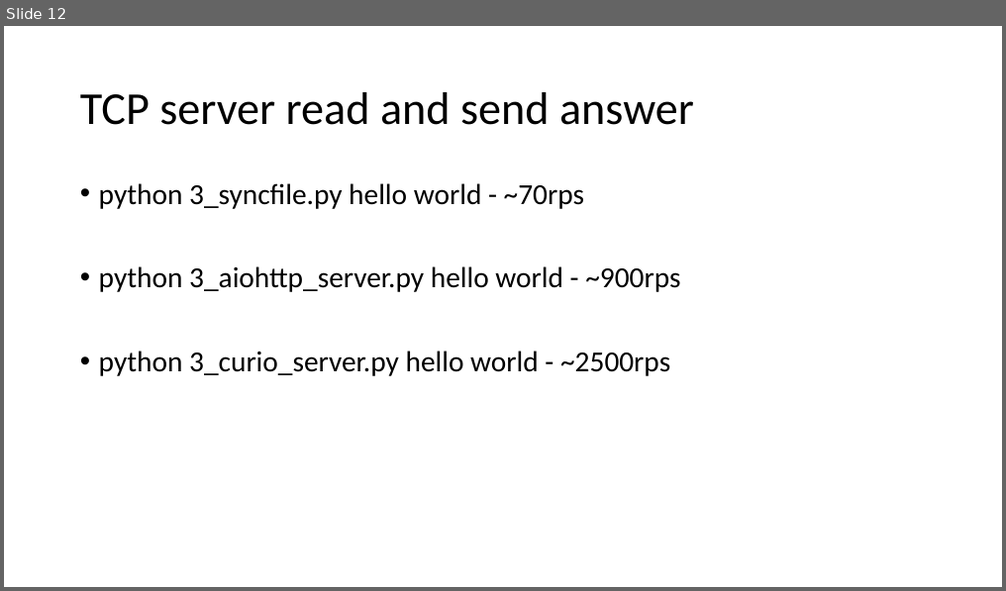
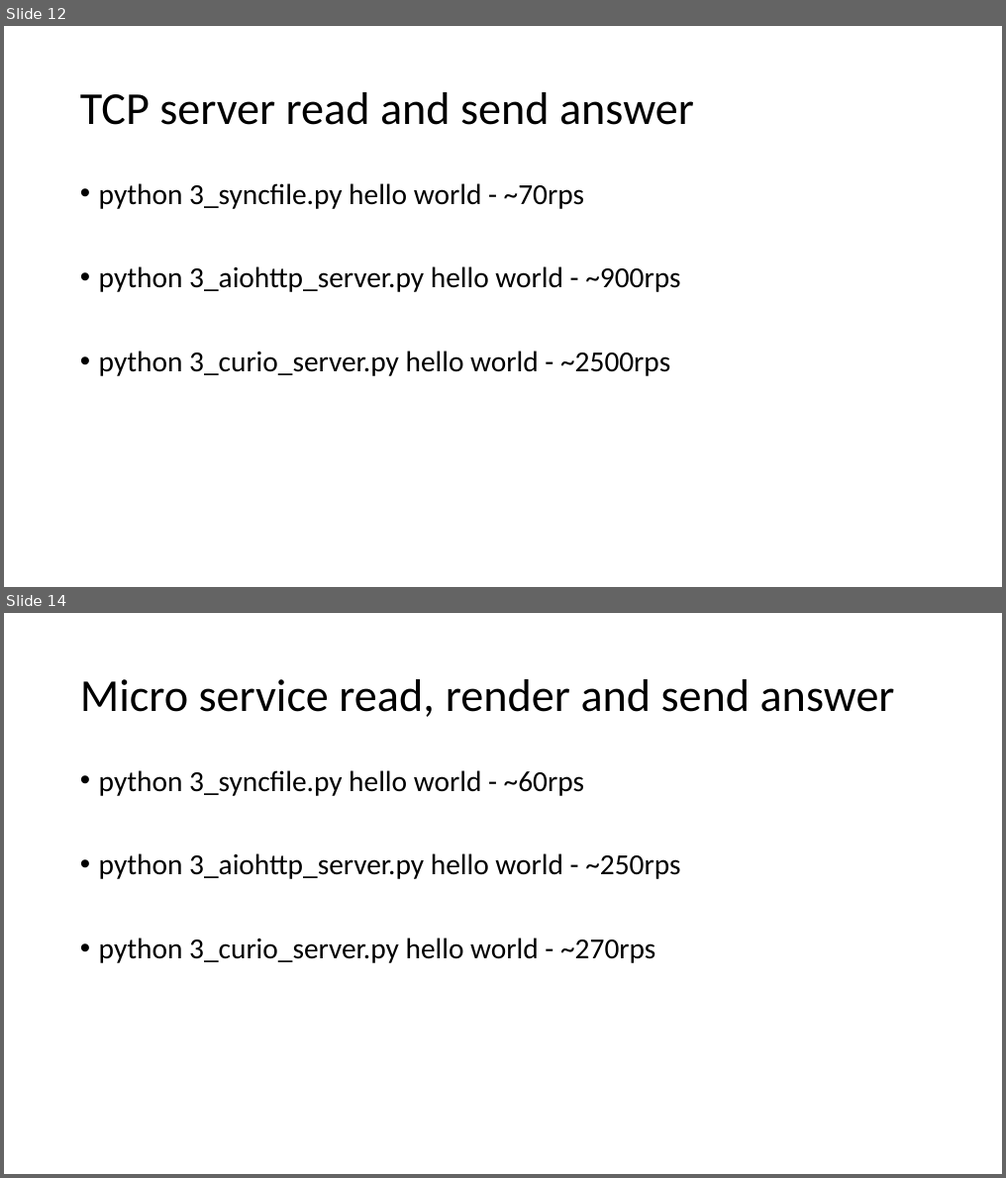
Before and after one commit to dhruba13/Django-Admin-Tricks, a slide deck: curio_async/docs/Asyncio_in_alternative_reality.pptx. Shown one above the other, each under a label of ours: slide 12 before the commit, slides 12 and 14 after it; the slides between them are not shown. The pictures are 1006x591 and 1006x1178 pixels, drawn with LibreOffice and Linux fonts; fonts in the diff are those of the drawing. Boxes give left, top, right and bottom in pixels: in the first picture for what was removed or moved away, otherwise in the second. Text is boxed around its words. In the diff, an @@ line names an element or a change of style, - is before the commit and + after.

```diff
--- a/curio_async/docs/Asyncio_in_alternative_reality.pptx
+++ b/curio_async/docs/Asyncio_in_alternative_reality.pptx
@@ slide 14 added at (4,613,1002,1174), background #FFFFFF @@
@@ title added at (80,679,895,717), 44 pt, text #000000 @@
+Micro service read, render and send answer
@@ text added at (99,770,680,963), 28 pt, text #000000 @@
+• python 3_syncfile.py hello world - ~60rps
+• python 3_aiohttp_server.py hello world - ~250rps
+• python 3_curio_server.py hello world - ~270rps
```
Also in this commit, not shown: 1 other slide added, 3 other files.
